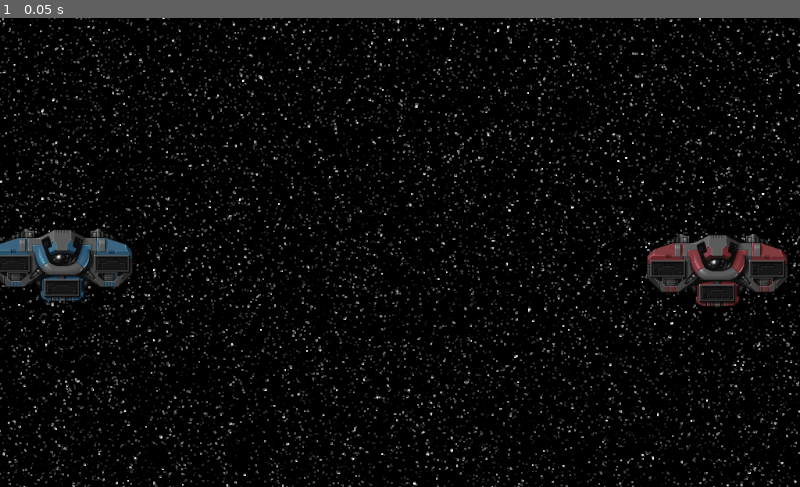
Above: before the commit, frame 1.
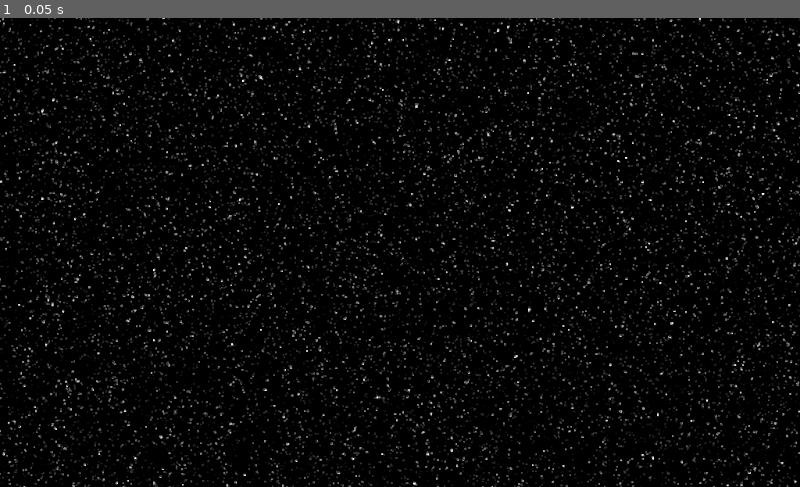
Above: after the commit, the same moment.

Repository: EamonnMR/orbital_fortress
Game: Godot game, scene res://world.tscn
Two runs of this game, one before a commit and one after it. Both use one fixed random seed, a clock stepped at 60 frames per second and the inputs below. This scene is started directly instead of the project's main scene.
Inputs:
- Up to frame 1 (0.05 s): no input

The runs differ from the first frame. In frame 1, 2.8% of the frame differs, in the area x 0-99%, y 44-62%.

Commit message:
End game when starbase is destroyed

Diff:
--- a/Starbase.gd
+++ b/Starbase.gd
@@ -15,3 +15,4 @@
 sync func destroyed():
 	print("Destroyed: ", name)
 	queue_free()
+	gamestate.team_defeated(team)
--- a/gamestate.gd
+++ b/gamestate.gd
@@ -225,6 +225,11 @@
 	emit_signal("game_ended")
 	players.clear()
 
+func team_defeated(team):
+	print("Team: ", team, " is defeated.")
+	print("Team: ", self.other_team(team), " is the winner")
+	end_game()
+
 func _add_player_to_list(id, name, ship_choice):
 	players[id] = {"id": id, "name": name, "ship_choice": ship_choice}
 
@@ -249,3 +254,9 @@
 	var timer = preload("res://RespawnCountdown.tscn").instance()
 	timer.connect("completed", self, "_respawn_player")
 	world.add_child(timer)
+
+func other_team(team):
+	return {
+		0: 1,
+		1: 0
+	}[team]
--- a/world.tscn
+++ b/world.tscn
@@ -121,9 +121,9 @@
 }
 
 [node name="Starbase 0" parent="." instance=ExtResource( 5 )]
-position = Vector2( 79.694, 315.548 )
+position = Vector2( -288.482, 323.34 )
 
 [node name="Starbase 1" parent="." instance=ExtResource( 5 )]
-position = Vector2( 918.339, 323.138 )
+position = Vector2( 1422.88, 315.346 )
 team = 1
 [connection signal="pressed" from="Winner/ExitGame" to="Score" method="_on_exit_game_pressed"]
